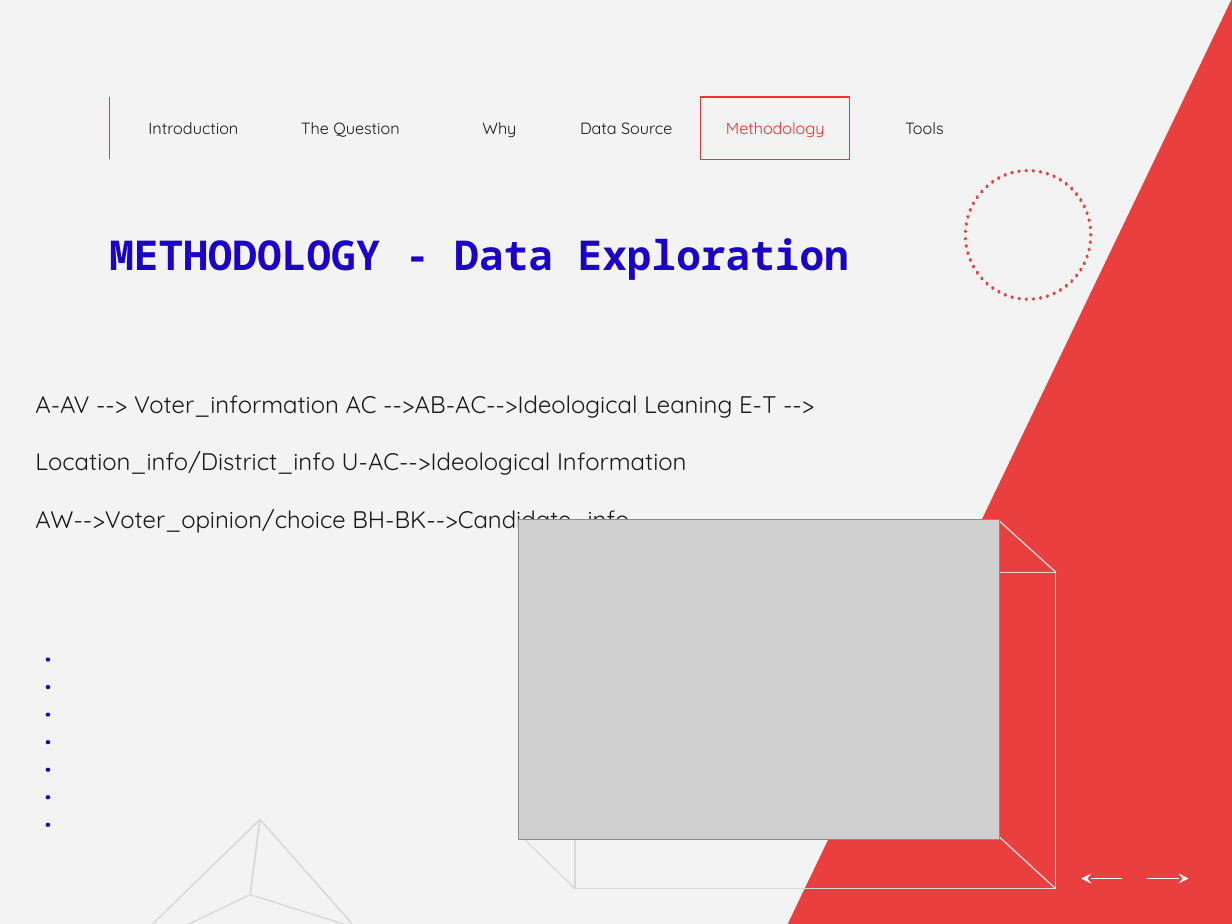
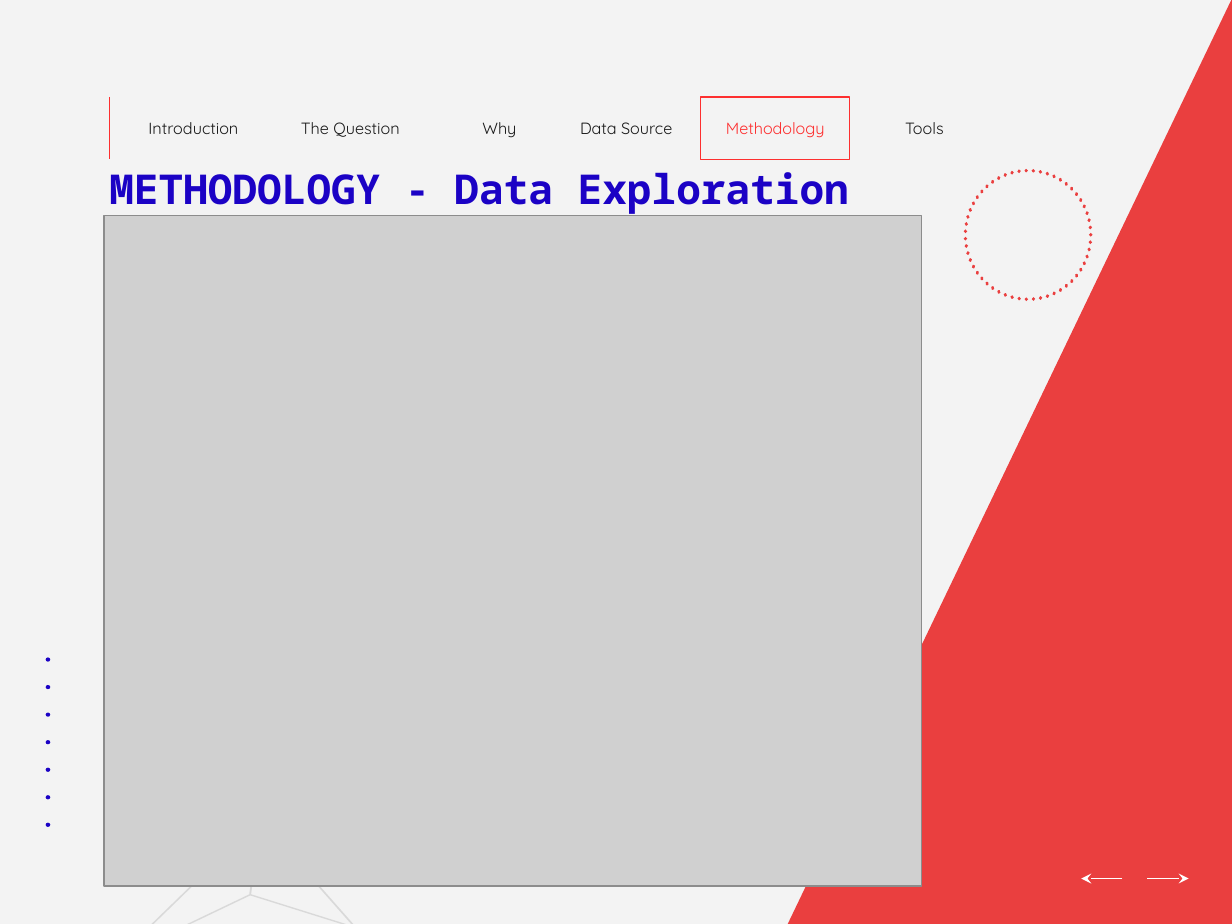
Before and after one commit to AidaLulaj01/CivicsPolitical, a slide deck: slide 5 of Presantation/CivicsPolitical Presentation 3.pptx. Drawn at 1232x924 pixels with LibreOffice and Linux fonts; fonts in the diff are those of the drawing; grey boxes stand for pictures. Boxes give left, top, right and bottom in pixels: in the first picture for what was removed or moved away, otherwise in the second. Text is boxed around its words. In the diff, an @@ line names an element or a change of style, - is before the commit and + after.

Commit message:
Update presentation; Rename files

```diff
--- a/Presantation/CivicsPolitical Presentation 3.pptx
+++ b/Presantation/CivicsPolitical Presentation 3.pptx
@@ title "METHODOLOGY - Data Exploration": place and size @@
-title "METHODOLOGY - Data Exploration" at <box>109,238,849,280</box>
+title "METHODOLOGY - Data Exploration" at <box>109,172,849,216</box>
@@ picture added at <box>103,216,920,886</box> @@
@@ subtitle removed at <box>35,395,776,535</box> @@
-A-AV --> Voter_information AC -->AB-AC-->Ideological Leaning E-T --> Location_info/District_info U-AC-->Ideological Information AW-->Voter_opinion/choice BH-BK-->Candidate_info
@@ picture removed at <box>519,519,999,839</box> @@
@@ group removed at <box>521,520,1056,890</box>: 3 lines, 1 rectangle @@
```
Also in this commit, not shown: 3 other files.
